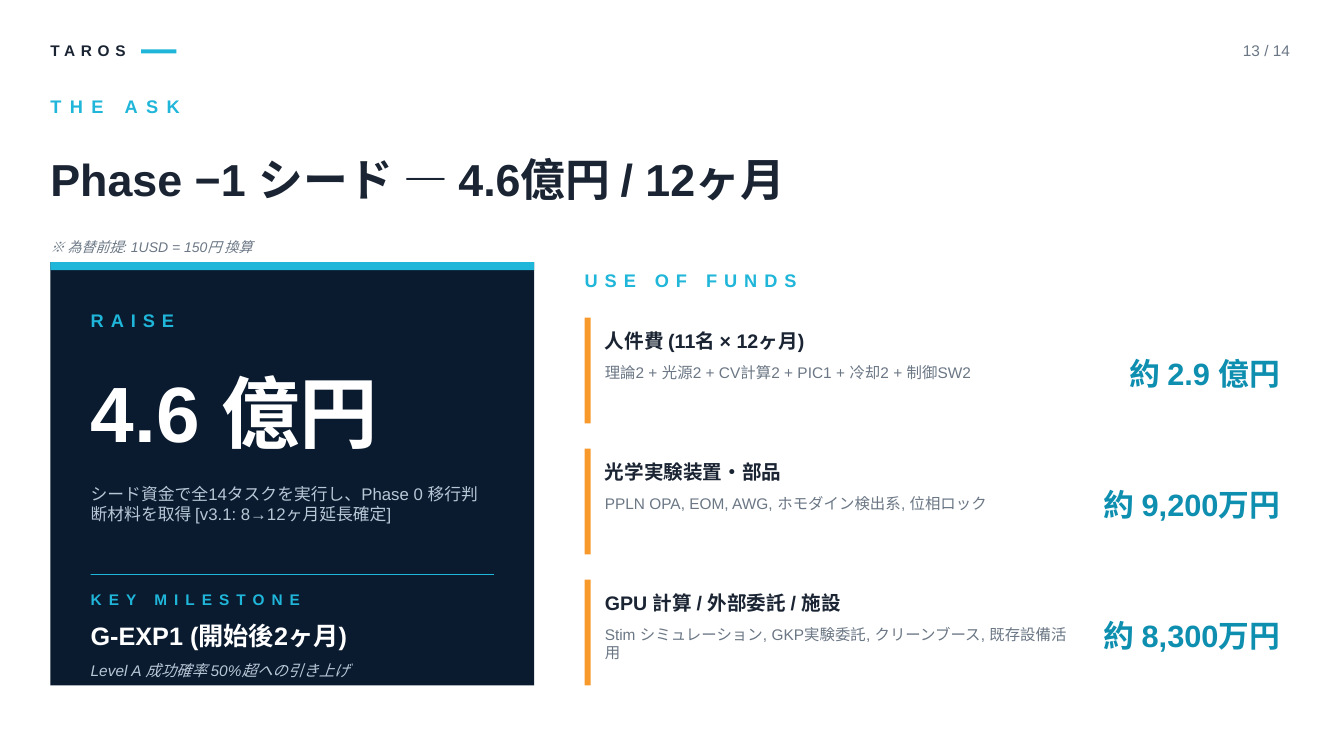
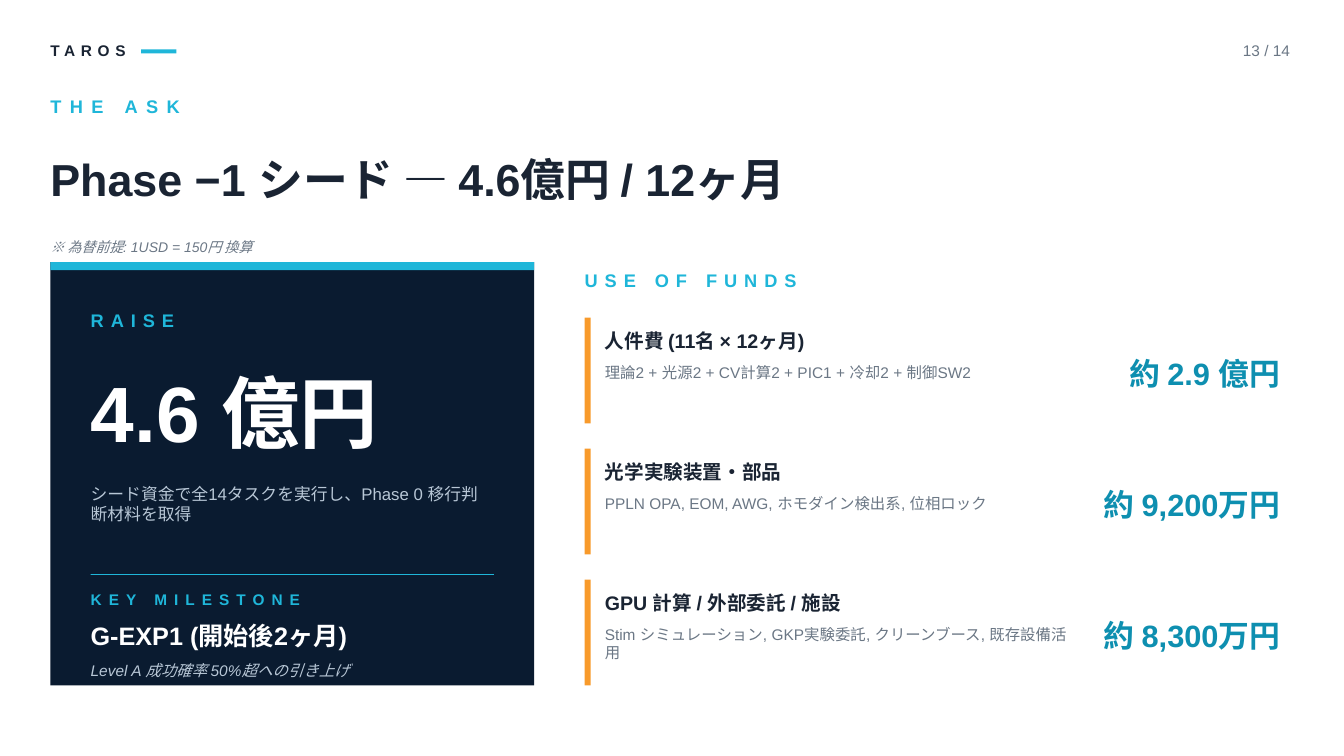
Before and after one commit to TomohiroTani28/Taros, a slide deck: slide 13 of assets/TAROS_Investor_Pitch_Revised.pptx. Drawn at 1344x756 pixels with LibreOffice and Linux fonts; fonts in the diff are those of the drawing. Boxes give left, top, right and bottom in pixels: in the first picture for what was removed or moved away, otherwise in the second. Text is boxed around its words. In the diff, an @@ line names an element or a change of style, - is before the commit and + after.

```diff
--- a/assets/TAROS_Investor_Pitch_Revised.pptx
+++ b/assets/TAROS_Investor_Pitch_Revised.pptx
@@ text at [91, 486, 478, 522]: text changed @@
-シード資金で全14タスクを実行し、Phase 0 移行判断材料を取得 [v3.1: 8→12ヶ月延長確定]
+シード資金で全14タスクを実行し、Phase 0 移行判断材料を取得
```
Also in this commit, not shown: 3 other slides changed.
